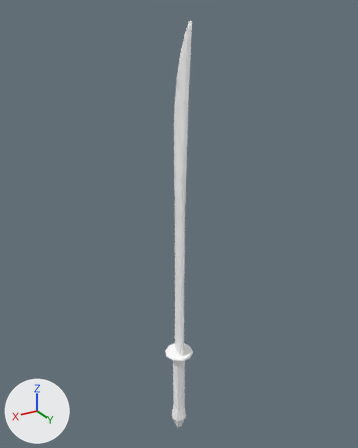
Renders of the FBX model Assets/Meshes/Sword.fbx from each side of a commit.
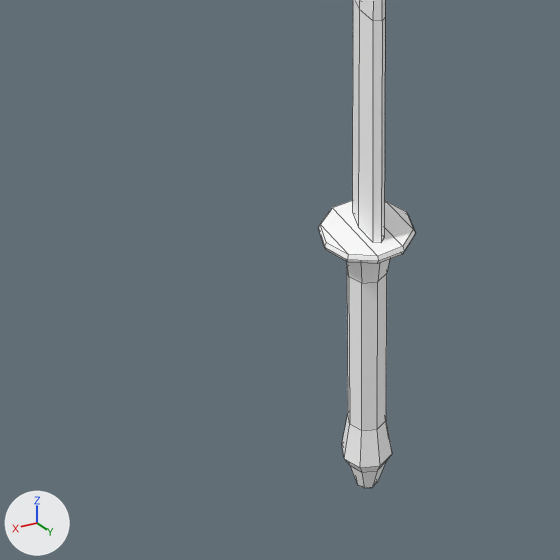
Old and new are each drawn whole from a camera (50 mm lens) standing at (0.747, 1.244, 1.461) and looking at (-0.02, -0.033, 0.822) and again close up on the part from 20% to 66% of the width and 64% to 100% of the height. The axes (+X, +Y, +Z) are drawn at lower left. The lights are the same throughout. The close-ups show mesh edges as thin lines. Where no turn or scale is listed for an object, it has been applied to the vertices.

In view in the first close-up: 'Dha'.
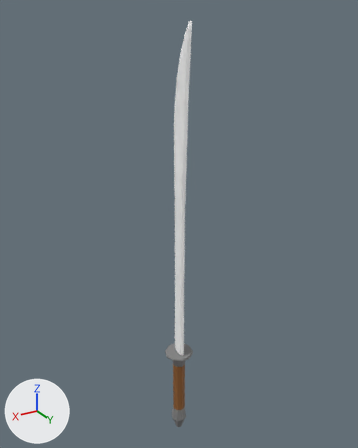
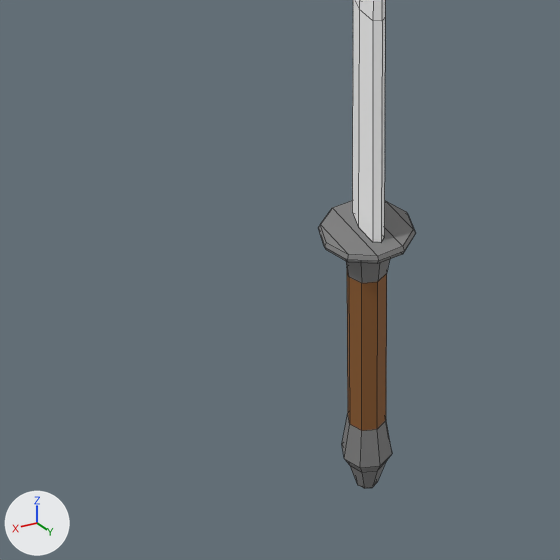
Diff of the bpy script that builds the scene:
```diff
--- a/Assets/Meshes/Sword.fbx.py
+++ b/Assets/Meshes/Sword.fbx.py
@@ mat_hilt @@
+mat_hilt = principled_material('Hilt')
+mat_hilt.base_color = (0.214, 0.214, 0.214)  # grey #7f7f7f
+mat_hilt.roughness = 0.69
@@ mat_handle @@
+mat_handle = principled_material('Handle')
+mat_handle.base_color = (0.267, 0.105, 0.0255)  # brown #8d5b2c
+mat_handle.roughness = 0.69
@@ me_mesh @@
 me_mesh.from_pydata(...)  # 138 vertices, 138 faces; spans x -0.051..0.051, y -0.048..0.065, z -0.601..0.842
 # used by ob_dha; location = (0.0, 0.0, 0.596)
+# me_mesh part 1: all 8 faces centred in x -0.019..0.019, y -0.019..0.019, z -0.404 switch from mat_white (white #ffffff) to mat_handle (brown #8d5b2c)
+# me_mesh part 2: all 38 faces centred in x -0.022..0.022, y -0.022..0.022, z -0.601..-0.527 switch from mat_white (white #ffffff) to mat_hilt (grey #7f7f7f)
+# me_mesh part 3: all 38 faces centred in x -0.045..0.045, y -0.047..0.047, z -0.282..-0.25 switch from mat_white (white #ffffff) to mat_hilt (grey #7f7f7f)
```

Where the change shows, as pixel boxes (x1, y1, x2, y2) in the close-ups (560 x 560 px):
part 1 of me_mesh, recoloured (grey to brown)
    both: (347, 270, 387, 431)
part 2 of me_mesh, recoloured
    both: (342, 414, 392, 488)
part 3 of me_mesh, recoloured (white to grey)
    both: (318, 201, 416, 283)
